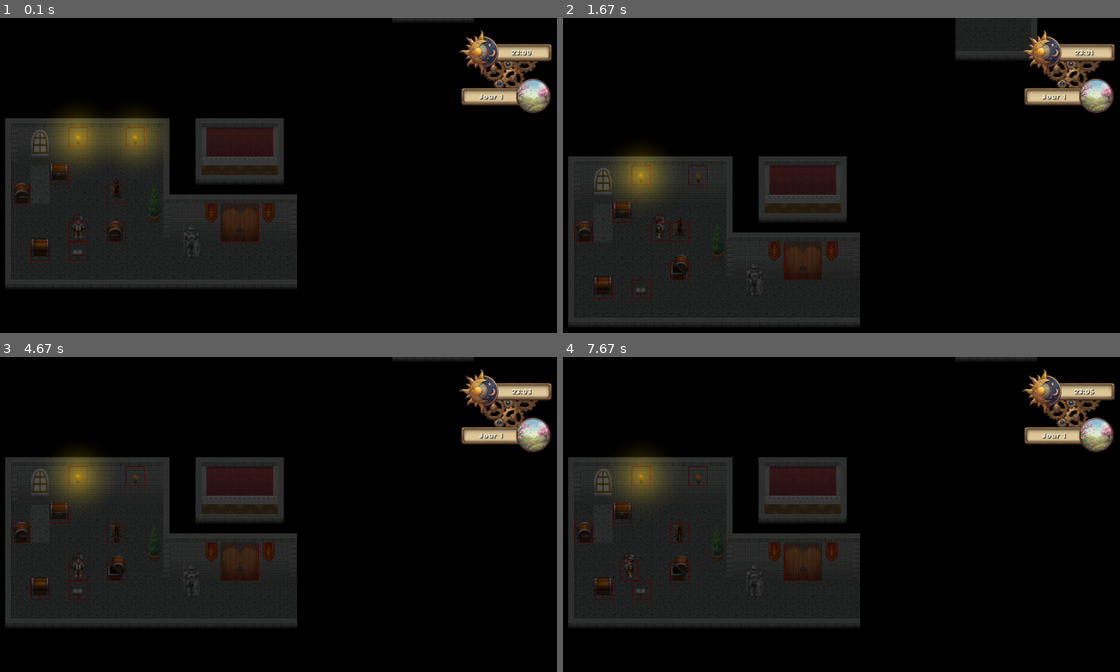
Above: before the commit, frames 1-4 (two rows, left to right).
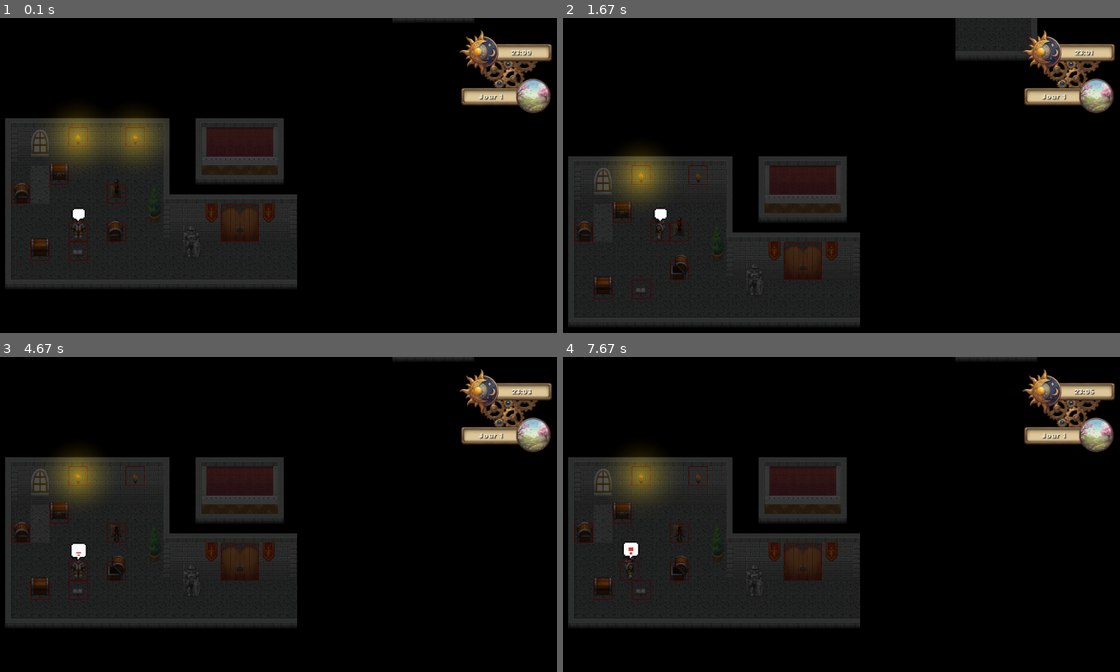
Above: after the commit, the same moments.

Repository: adrien-parasote/game
Game: pygame game, started from src/main.py
The game is run twice, just before and just after one commit, with the same random seed, the same clock (stepped at 60 frames per second) and the same inputs.
Inputs:
- Up to frame 1 (0.1 s): no input
- Up to frame 2 (1.67 s): hold Right 0.33-0.8 s; tap E at 0.83, 1.65 s; hold Up 1.17-1.47 s; hold Right from 1.5 s (still down)
- Up to frame 3 (4.67 s): release Right at 1.97 s; hold Left 2-2.53 s; hold Down 2.57-2.87 s; hold Left 2.9-3.3 s; tap E at 3.05, 4.55 s; hold Up 3.33-3.7 s; hold Right 3.73-4.37 s; hold Down from 4.4 s (still down)
- Up to frame 4 (7.67 s): release Down at 4.77 s; hold Left 4.8-5.27 s; hold Right 5.3-5.77 s; hold Up 5.8-6.1 s; tap E at 5.95, 7.35 s; hold Right 6.13-6.6 s; hold Left 6.63-7.17 s; hold Down 7.2-7.5 s; hold Left from 7.53 s (still down)

The runs differ from the first frame. In frame 1, less than 0.1% of the frame differs, in the area x 12-16%, y 60-65%; in frame 2, less than 0.1%; in frame 3, 0.1%, in the area x 12-16%, y 58-65%; in frame 4, 0.1%.

Commit message:
feat: implement animated emote system with sprite sheet frames and interaction cooldowns

Diff:
--- /dev/null
+++ b/scratch/test_emote.py
@@ -0,0 +1,55 @@
+import pygame
+import sys
+import os
+
+# Add src to path
+sys.path.append(os.getcwd())
+
+from src.config import Settings
+from src.entities.player import Player
+from src.engine.audio import AudioManager
+
+pygame.init()
+screen = pygame.display.set_mode((800, 600))
+
+class MockGame:
+    def __init__(self):
+        self.screen = screen
+        self.audio_manager = AudioManager()
+        self.visible_sprites = pygame.sprite.Group() # Simplistic for mock
+        self.visible_sprites.offset = pygame.math.Vector2(0, 0)
+        self.emote_group = pygame.sprite.Group()
+        self.player = Player((400, 300), self.visible_sprites)
+        self.player.audio_manager = self.audio_manager
+        self.player.emote_manager.emote_group = self.emote_group
+
+def test_emote():
+    game = MockGame()
+    print("Triggering interact emote...")
+    game.player.playerEmote('interact')
+
+    clock = pygame.time.Clock()
+    for _ in range(120): # 2 seconds
+        dt = clock.tick(60) / 1000.0
+        game.emote_group.update(dt)
+
+        screen.fill((30, 30, 30))
+        # Draw player
+        pygame.draw.rect(screen, (0, 255, 0), game.player.rect)
+
+        # Draw emotes
+        for sprite in game.emote_group:
+            screen.blit(sprite.image, sprite.rect)
+
+        pygame.display.flip()
+
+    print("Test complete.")
+    pygame.quit()
+
+if __name__ == "__main__":
+    # This requires assets to be present.
+    try:
+        test_emote()
+    except Exception as e:
+        print(f"Error: {e}")
+        pygame.quit()
--- /dev/null
+++ b/scratch/test_orientation.py
@@ -0,0 +1,37 @@
+import pygame
+from pygame.math import Vector2
+
+class DummyObj:
+    def __init__(self, pos, d_str):
+        self.pos = pos
+        self.direction_str = d_str
+        self.sub_type = 'chest'
+
+def _verify_orientation(obj, p_state: str, p_pos: Vector2) -> bool:
+    o_dir = getattr(obj, "direction_str", "down")
+    o_pos = obj.pos
+
+    x_aligned = abs(p_pos.x - o_pos.x) < 20
+    y_aligned = abs(p_pos.y - o_pos.y) < 20
+
+    print(f"o_dir={o_dir}, p_state={p_state}")
+    print(f"p_pos={p_pos}, o_pos={o_pos}")
+    print(f"x_aligned={x_aligned}, y_aligned={y_aligned}")
+
+    if o_dir == 'up' and p_state == 'down' and p_pos.y < o_pos.y and x_aligned: return True
+    if o_dir == 'down' and p_state == 'up' and p_pos.y > o_pos.y and x_aligned: return True
+    if o_dir == 'left' and p_state == 'right' and p_pos.x < o_pos.x and y_aligned: return True
+    if o_dir == 'right' and p_state == 'left' and p_pos.x > o_pos.x and y_aligned: return True
+
+    return False
+
+# Chest facing RIGHT
+chest = DummyObj(Vector2(368, 464), 'right')
+
+# Player approaches from RIGHT
+p_pos = Vector2(400, 464)
+p_state = 'left'
+
+print("Test RIGHT:")
+res = _verify_orientation(chest, p_state, p_pos)
+print(f"Result: {res}\n")
--- a/src/entities/emote.py
+++ b/src/entities/emote.py
@@ -28,30 +28,32 @@
 
         try:
             sheet = SpriteSheet(sheet_path)
-            # The sheet is 4 frames horizontally, 1 vertically (assumption based on 32x32 size and 4 indices)
-            self.frames = sheet.load_grid(cols=4, rows=1)
+            # 4 columns (one per emote) and 8 rows (animation frames)
+            self.frames_grid = sheet.load_grid(cols=4, rows=8)
         except Exception as e:
             logging.error(f"Failed to load emote spritesheet: {e}")
             self.frames = []
 
     def trigger(self, name: str):
         """Trigger an emote by name. Replaces any existing emote."""
-        if not self.emote_group:
+        if self.emote_group is None:
             logging.warning("EmoteManager: emote_group not set.")
             return
 
         index = self.emote_map.get(name)
-        if index is None or index >= len(self.frames):
+        if index is None or not self.frames_grid or index >= len(self.frames_grid):
             logging.warning(f"EmoteManager: Emote '{name}' not found or index out of range.")
             return
 
         # Replace existing emotes (clear the group for this player)
-        # In this simple implementation, we just clear the whole group
-        # since it's dedicated to player emotes in the Game class.
+        logging.debug(f"Triggering emote: {name} (index {index})")
         self.emote_group.empty()
 
+        # Get all frames for this emote (column)
+        emote_frames = [self.frames_grid[index + i * 4] for i in range(8)]
+
         # Create the new emote sprite
-        EmoteSprite(self.frames[index], self.player, self.emote_group)
+        EmoteSprite(emote_frames, self.player, self.emote_group)
 
 
         # Play sound
--- a/src/entities/emote_sprite.py
+++ b/src/entities/emote_sprite.py
@@ -4,13 +4,15 @@
     """
     A sprite representing an emote bubble that rises 15px over its lifetime.
     """
-    def __init__(self, image: pygame.Surface, player, groups: pygame.sprite.Group, duration: float = 1.0):
+    def __init__(self, frames: list[pygame.Surface], player, groups: pygame.sprite.Group, duration: float = 1.0):
         super().__init__(groups)
-        self.image = image
+        self.frames = frames
+        self.image = self.frames[0]
         self.player = player
         self.rect = self.image.get_rect(centerx=player.rect.centerx, bottom=player.rect.top)
         self.duration = duration
         self.elapsed = 0.0
+        self.animation_speed = len(self.frames) / self.duration
 
 
     def update(self, dt: float):
@@ -20,6 +22,11 @@
             self.kill()
             return
 
+        # Animation logic
+        frame_idx = int(self.elapsed * self.animation_speed)
+        if frame_idx < len(self.frames):
+            self.image = self.frames[frame_idx]
+
         # Linear interpolation for the rise effect
         progress = self.elapsed / self.duration
         rise_offset = progress * 15
Not shown, changed: .agents/learnings.md
Not shown, changed: docs/specs/ENGINE_CORE.md
